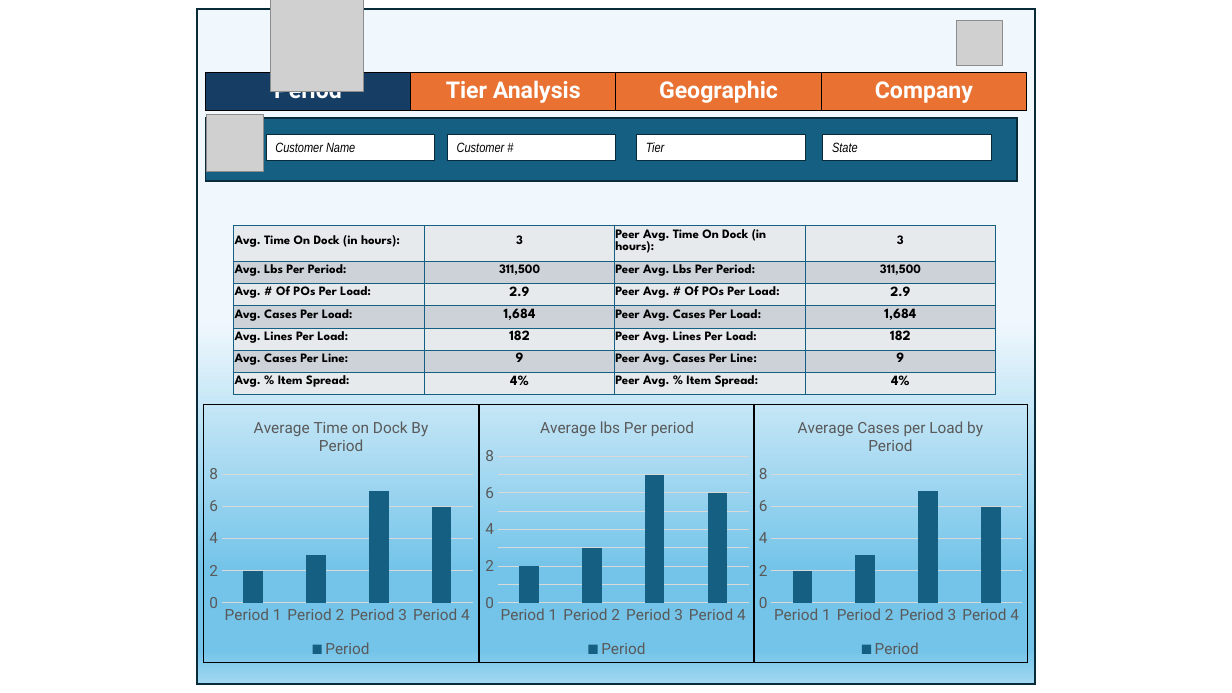
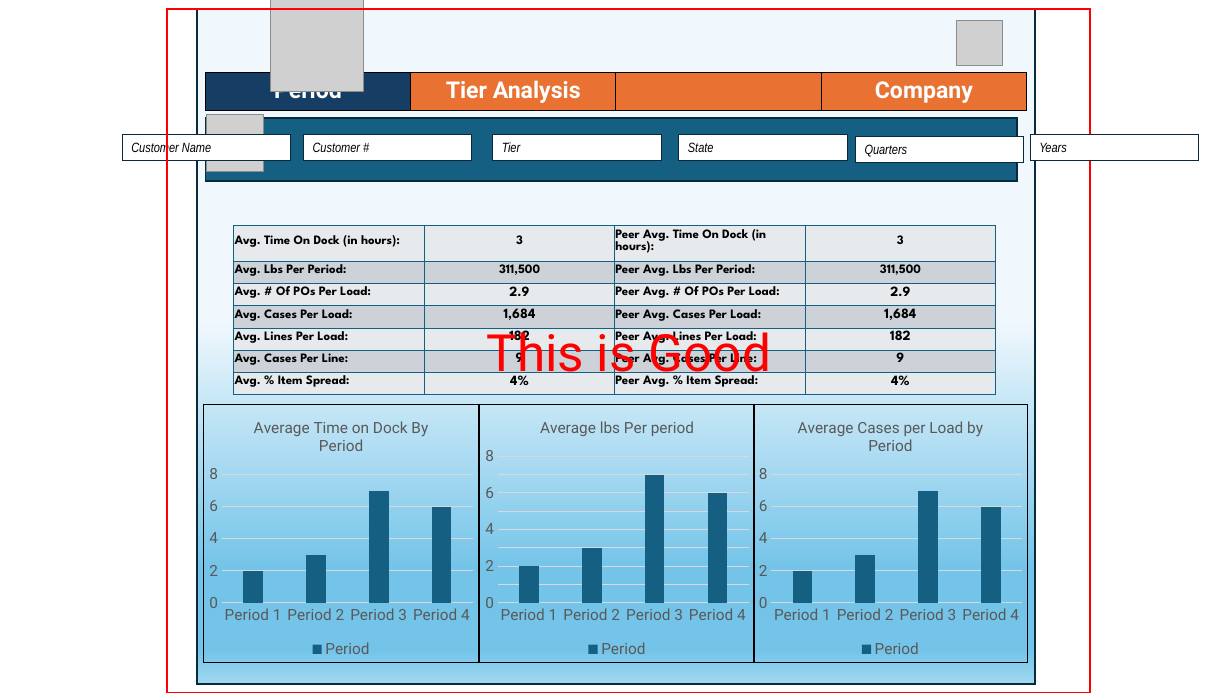
Before and after one commit to RioAbdalla/DotFoodsCustomerSegmentation, a slide deck: slide 1 of Release 2/MockIp_Visuallization 1.pptx. Drawn at 1232x693 pixels with LibreOffice and Linux fonts; fonts in the diff are those of the drawing; grey boxes stand for pictures. Boxes give left, top, right and bottom in pixels: in the first picture for what was removed or moved away, otherwise in the second. Text is boxed around its words. In the diff, an @@ line names an element or a change of style, - is before the commit and + after.

Commit message:
presentation PPT

```diff
--- a/Release 2/MockIp_Visuallization 1.pptx
+++ b/Release 2/MockIp_Visuallization 1.pptx
@@ rectangle added at <box>167,8,1091,693</box>, outline #FF0000 1.5 pt, 40 pt, text #FF0000 @@
+This is Good
@@ table at <box>205,73,1026,111</box> @@
-row 1, column 3: Geographic
+row 1, column 3: 
@@ 4 rectangles: place and size @@
-4 rectangles at <box>266,135,992,161</box>
+4 rectangles at <box>122,135,848,161</box>
@@ rectangle added at <box>856,137,1024,163</box>, fill #FFFFFF, outline #092A39 0.75 pt, 10.5 pt, text #000000, italic @@
+Quarters
@@ rectangle added at <box>1031,135,1199,161</box>, fill #FFFFFF, outline #092A39 0.75 pt, 10.5 pt, text #000000, italic @@
+Years
```
Also in this commit, not shown: 1 other slide changed, 1 slide added, 2 slides removed, 3 other files.
